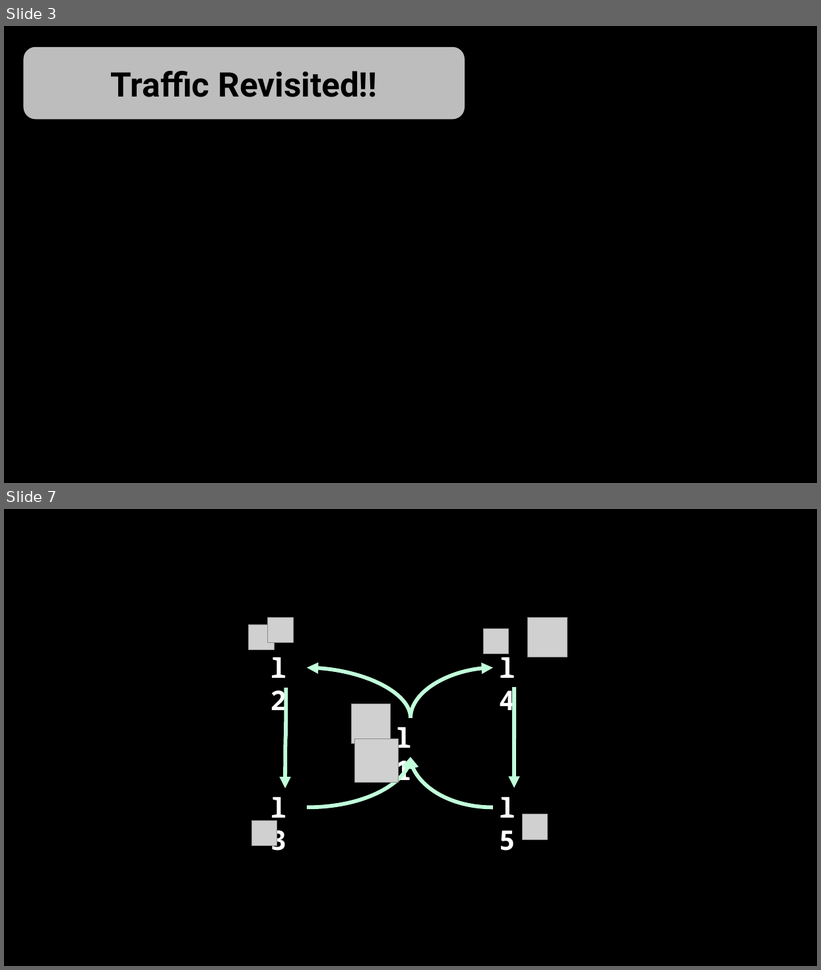
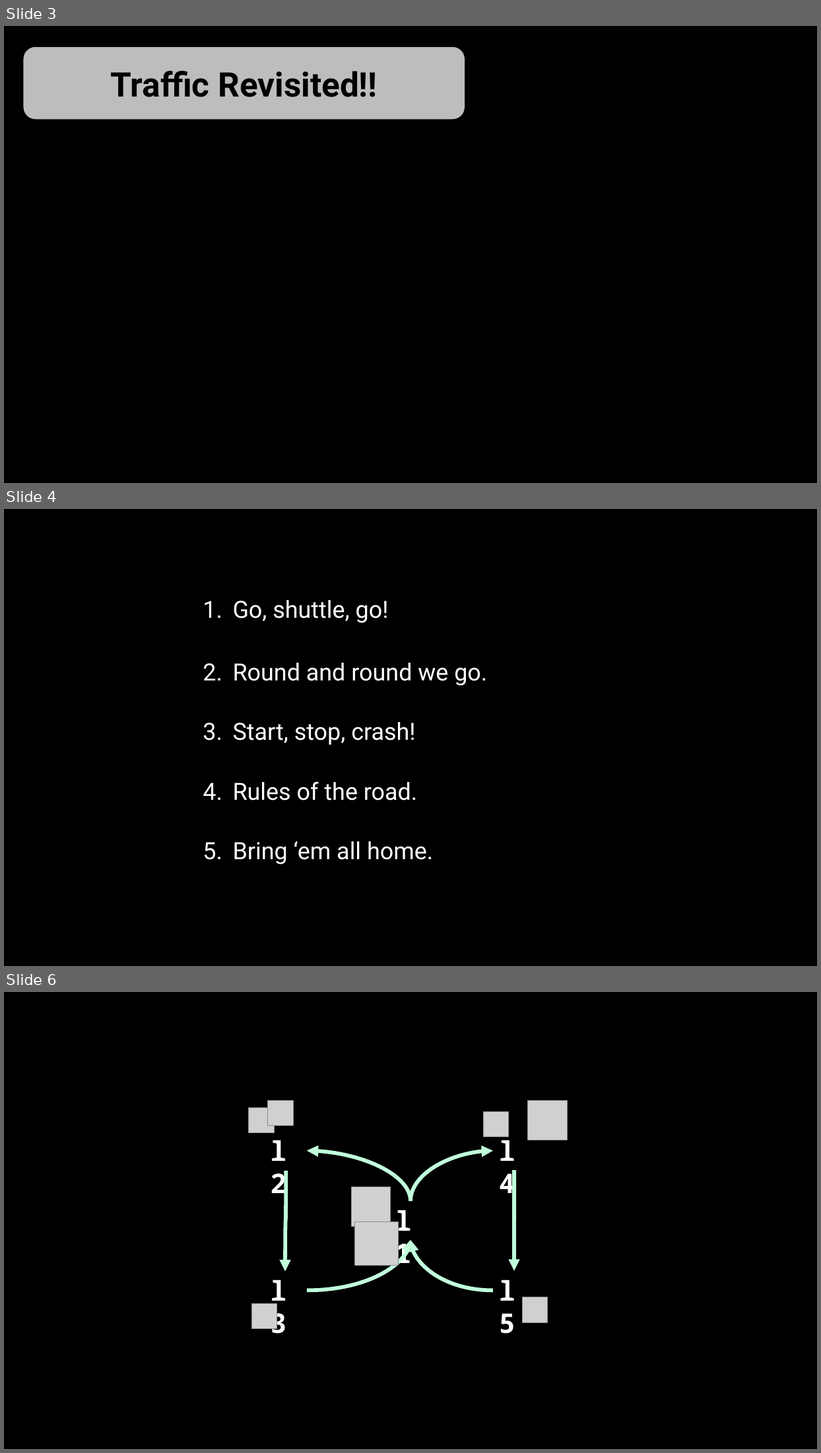
Before and after one commit to AI-Planning/modeling-in-pddl, a slide deck: exercises/cisc-813/hybrid/slides.pptx. Shown one above the other, each under a label of ours: slides 3 and 7 before the commit, slides 3, 4 and 6 after it; the slides between them are not shown. The pictures are 821x970 and 821x1453 pixels, drawn with LibreOffice and Linux fonts; fonts in the diff are those of the drawing; grey boxes stand for pictures; background and template pictures are left out. Boxes give left, top, right and bottom in pixels: in the first picture for what was removed or moved away, otherwise in the second. Text is boxed around its words. In the diff, an @@ line names an element or a change of style, - is before the commit and + after.

Commit message:
Updates to the pddl models and start on the slides.

```diff
--- a/exercises/cisc-813/hybrid/slides.pptx
+++ b/exercises/cisc-813/hybrid/slides.pptx
@@ slide 4 added at bbox=[4, 509, 817, 966], background #000000 @@
@@ text added at bbox=[233, 600, 487, 865], 28 pt, text #FFFFFF @@
+1. Go, shuttle, go!
+2. Round and round we go.
+3. Start, stop, crash!
+4. Rules of the road.
+5. Bring ‘em all home.
@@ what was slide 7 is now slide 6 @@
```
Also in this commit, not shown: 12 slides changed, 1 other slide added, 3 slides removed, 4 other files.
